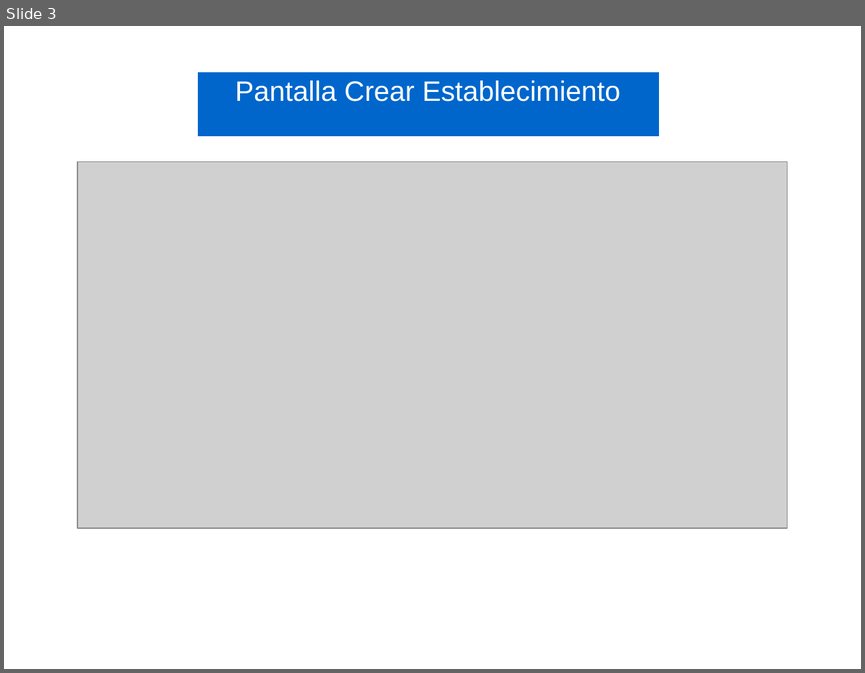
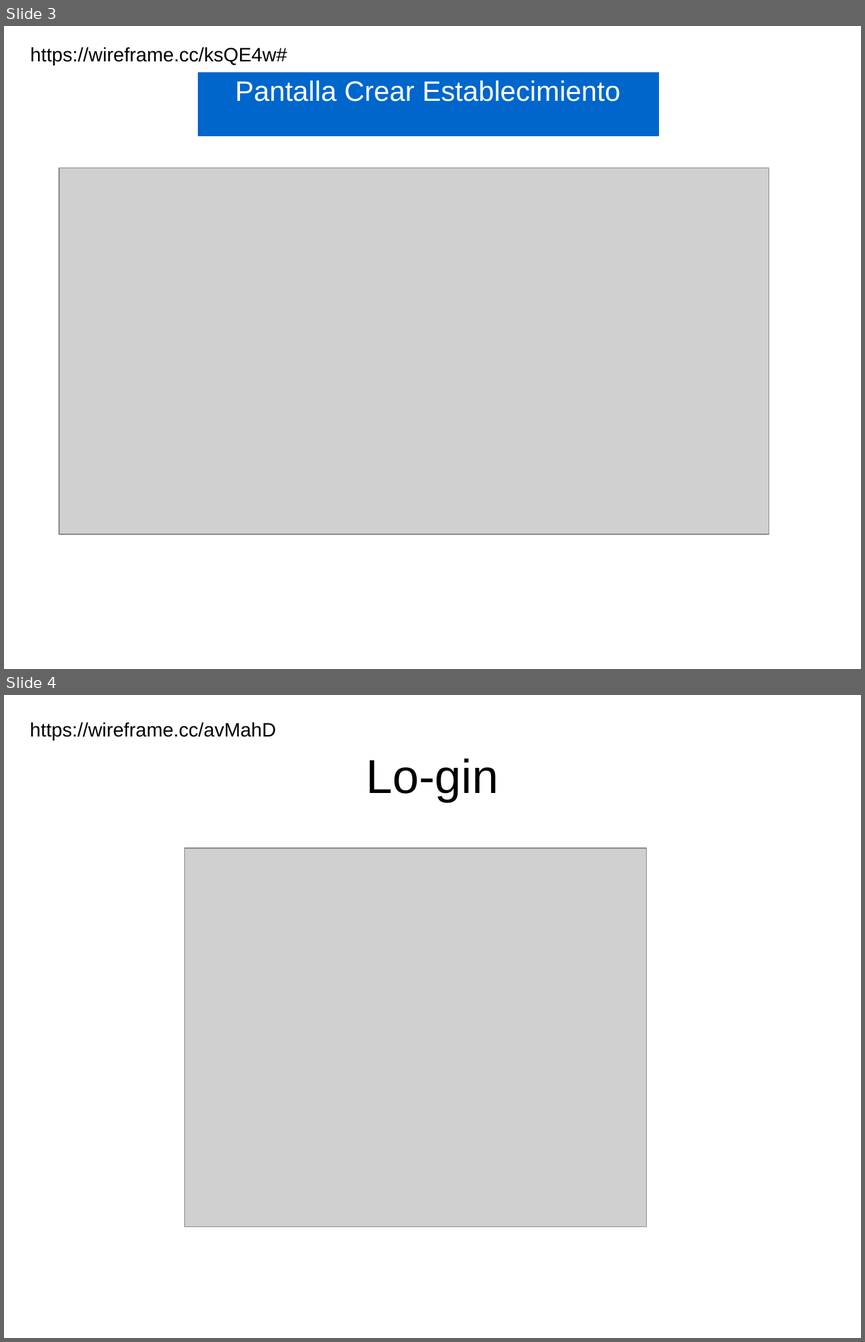
Before and after one commit to mariomaidana/MeteleOnda, a slide deck: MockupsLaboratrio/PresentacionMockupsLaboratori.odp. Shown one above the other, each under a label of ours: slide 3 before the commit, slides 3 and 4 after it. The pictures are 865x673 and 865x1342 pixels, drawn with LibreOffice and Linux fonts; fonts in the diff are those of the drawing; grey boxes stand for pictures. Boxes give left, top, right and bottom in pixels: in the first picture for what was removed or moved away, otherwise in the second. Text is boxed around its words. In the diff, an @@ line names an element or a change of style, - is before the commit and + after.

```diff
--- a/MockupsLaboratrio/PresentacionMockupsLaboratori.odp
+++ b/MockupsLaboratrio/PresentacionMockupsLaboratori.odp
@@ slide 4 added at [4, 695, 861, 1338], background #FFFFFF @@
@@ text added at [30, 722, 276, 740], 18 pt, text #000000 @@
+https://wireframe.cc/avMahD
@@ title added at [366, 758, 498, 802], 44 pt, text #000000 @@
+Lo-gin
@@ picture added at [184, 848, 646, 1227] @@
@@ slide 3 changed as well @@
@@ text added at [31, 47, 288, 65], 18 pt, text #000000 @@
+https://wireframe.cc/ksQE4w#
@@ picture: place and size @@
-picture at [77, 162, 787, 529]
+picture at [59, 168, 769, 535]
```
Also in this commit, not shown: 1 other slide changed, 2 other slides added, 1 slide removed, 6 other files.
